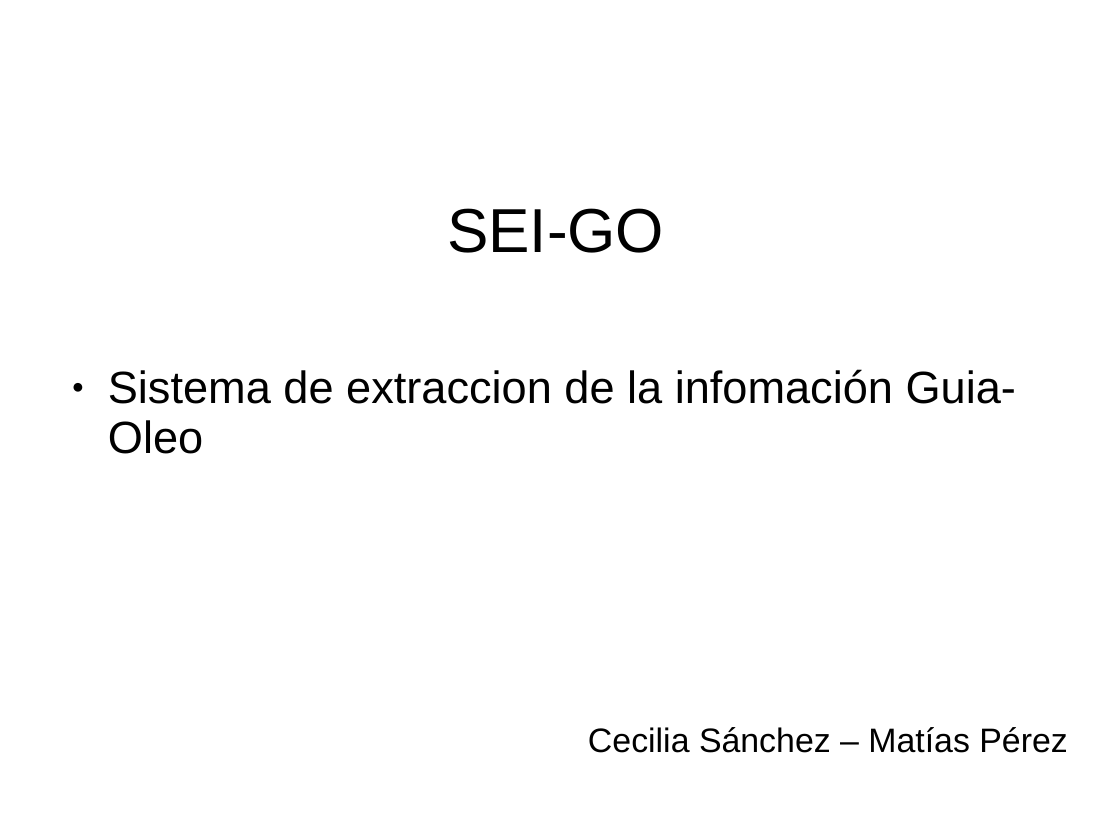
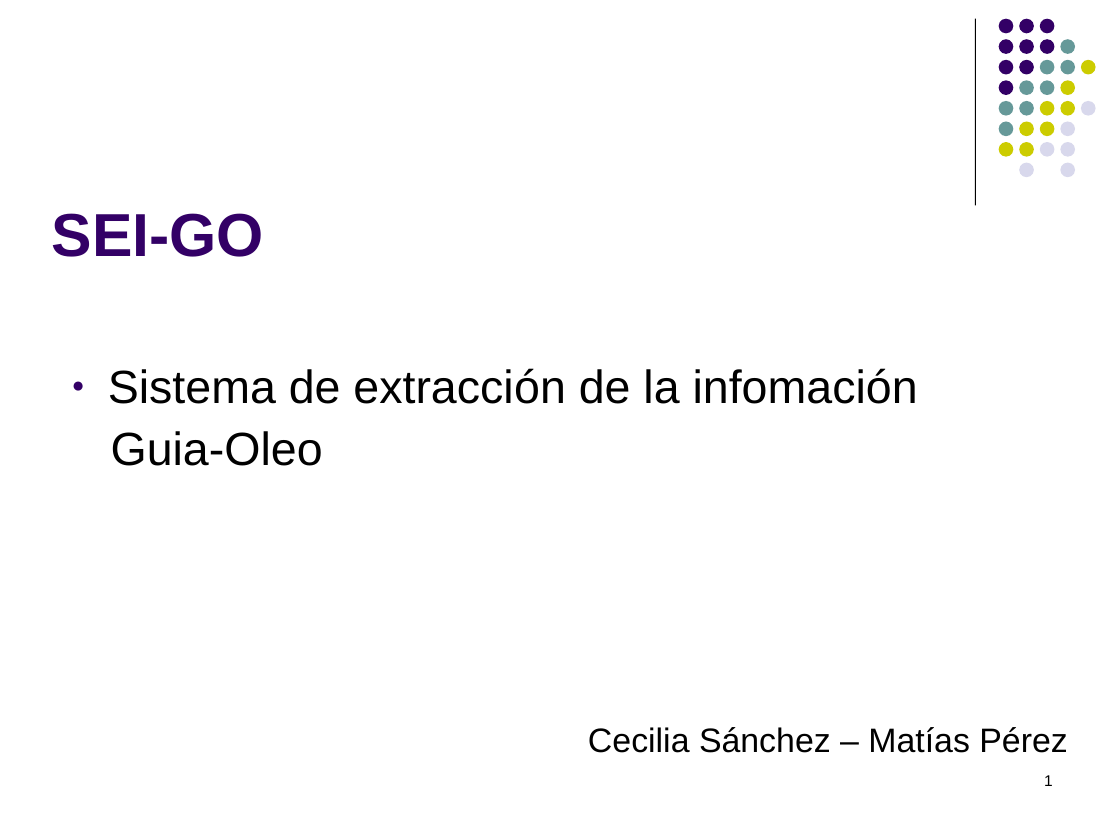
Before and after one commit to Maturuleco/ia2010primercuat, a slide deck: slide 1 of Presentacion/presentacion_final.ppt. Drawn at 1120x840 pixels with LibreOffice and Linux fonts; fonts in the diff are those of the drawing. Boxes give left, top, right and bottom in pixels: in the first picture for what was removed or moved away, otherwise in the second. Text is boxed around its words. In the diff, an @@ line names an element or a change of style, - is before the commit and + after.

```diff
--- a/Presentacion/presentacion_final.ppt
+++ b/Presentacion/presentacion_final.ppt
@@ line added from (976, 18) to (976, 205), #000000 0.74 pt @@
@@ title "SEI-GO" at [52, 213, 264, 257]: size 44 to 43 pt, text colour #000000 to #330066, bold on; alignment centre to left; line spacing 0.93 to 1 @@
@@ group added at [999, 18, 1096, 177]: 31 ellipses @@
@@ text at [108, 368, 918, 466]: text changed; size 32 to 33 pt @@
-● Sistema de extraccion de la infomación Guia-Oleo
+● Sistema de extracción de la infomación
+Guia-Oleo
@@ page number added at [1044, 775, 1053, 786], 11 pt, text #000000 @@
+1
```
Also in this commit, not shown: 1 other slide changed, 12 slides added, 3 slides removed.
